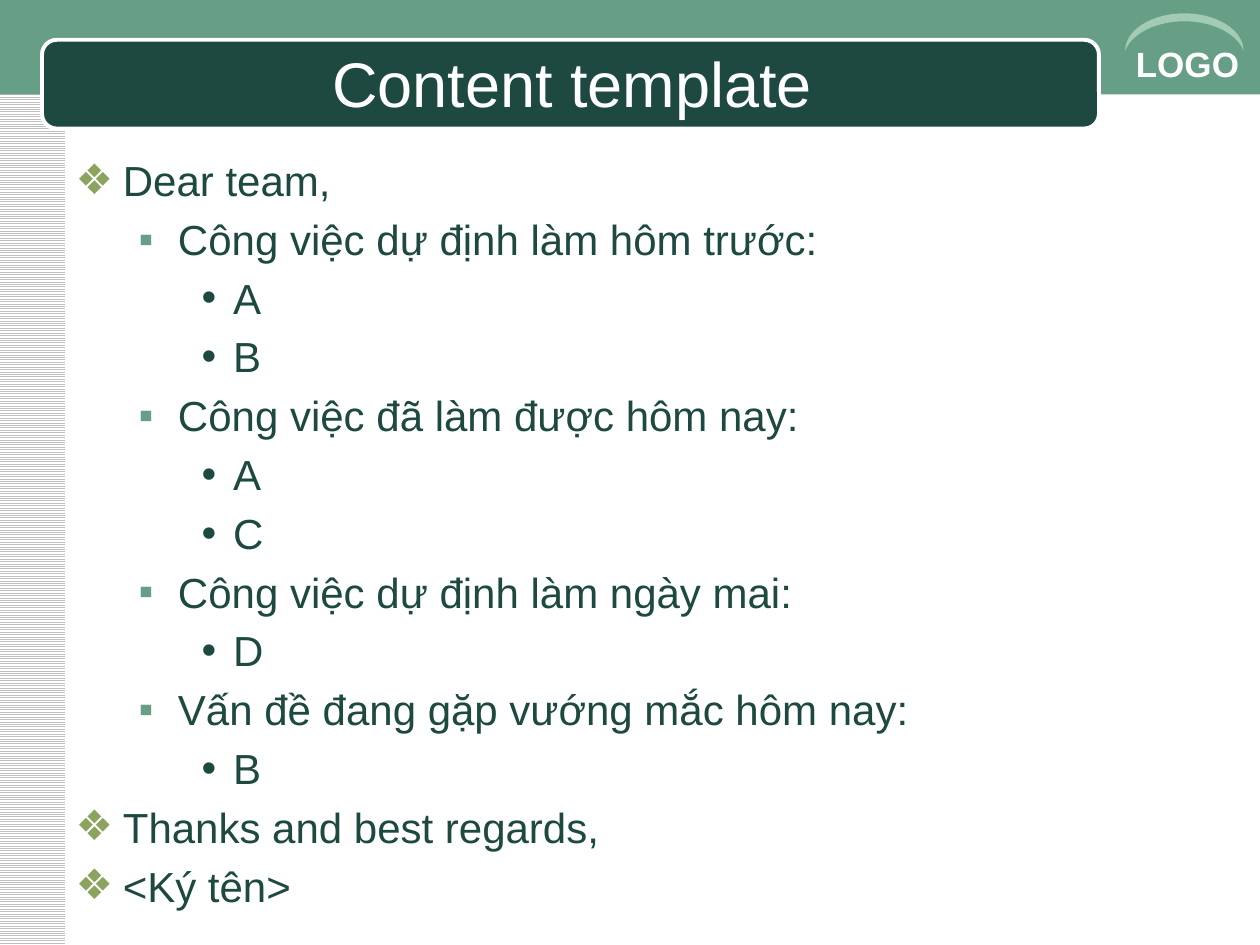
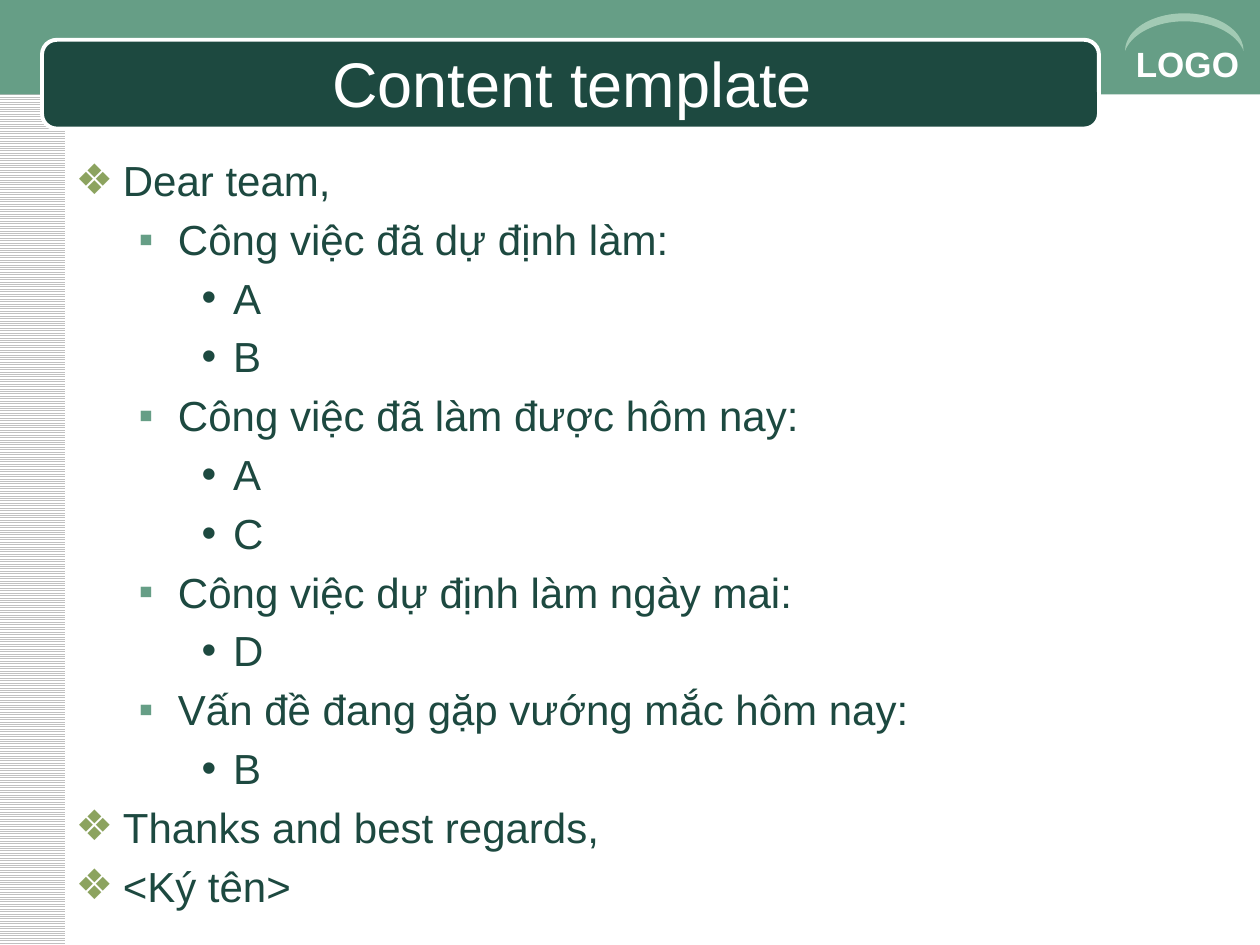
Before and after one commit to phong1990/fufo-innovation, a slide deck: slide 6 of Document/02.Template/FUFO_Daily_Report_Guideline.pptx. Drawn at 1260x945 pixels with LibreOffice and Linux fonts; fonts in the diff are those of the drawing. Boxes give left, top, right and bottom in pixels: in the first picture for what was removed or moved away, otherwise in the second. Text is boxed around its words. In the diff, an @@ line names an element or a change of style, - is before the commit and + after.

```diff
--- a/Document/02.Template/FUFO_Daily_Report_Guideline.pptx
+++ b/Document/02.Template/FUFO_Daily_Report_Guideline.pptx
@@ text at (x1=178, y1=224, x2=668, y2=263): text changed @@
-  ▪ Công việc dự định làm hôm trước:
+  ▪ Công việc đã dự định làm:
```
Also in this commit, not shown: 8 other files.
